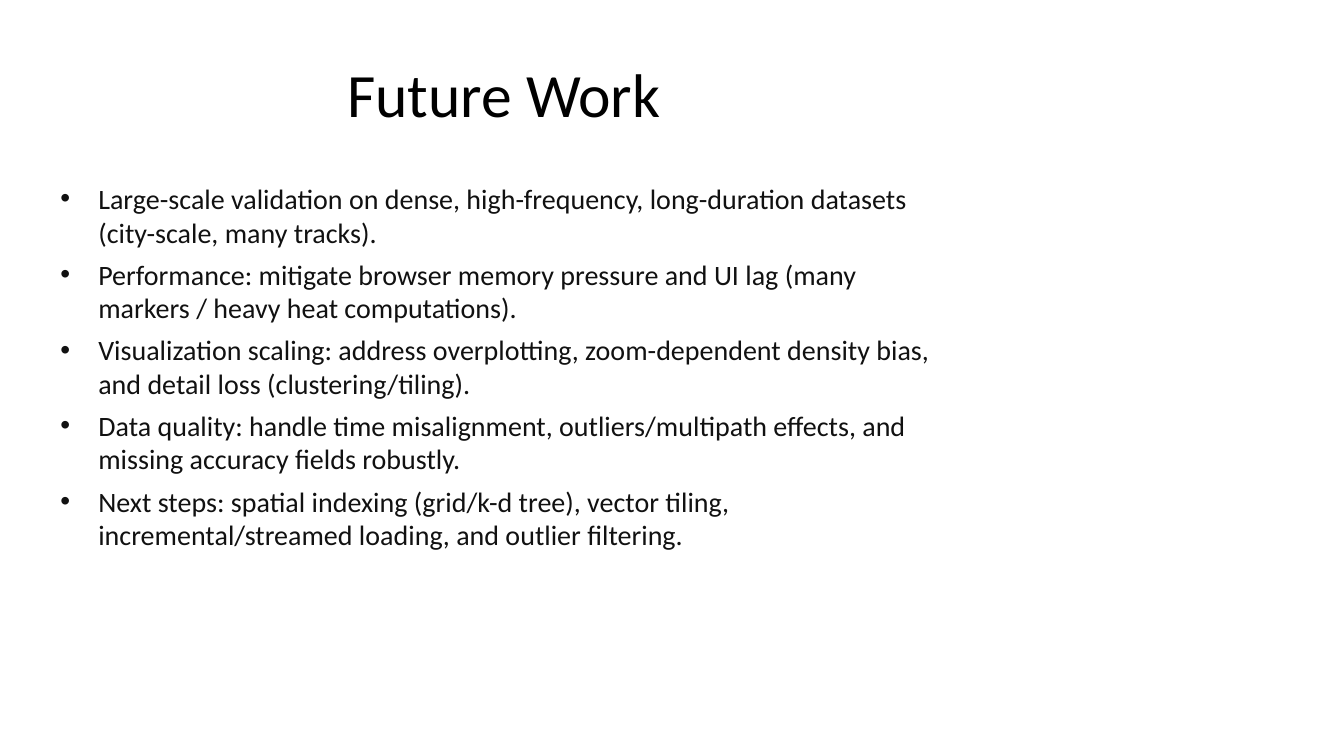
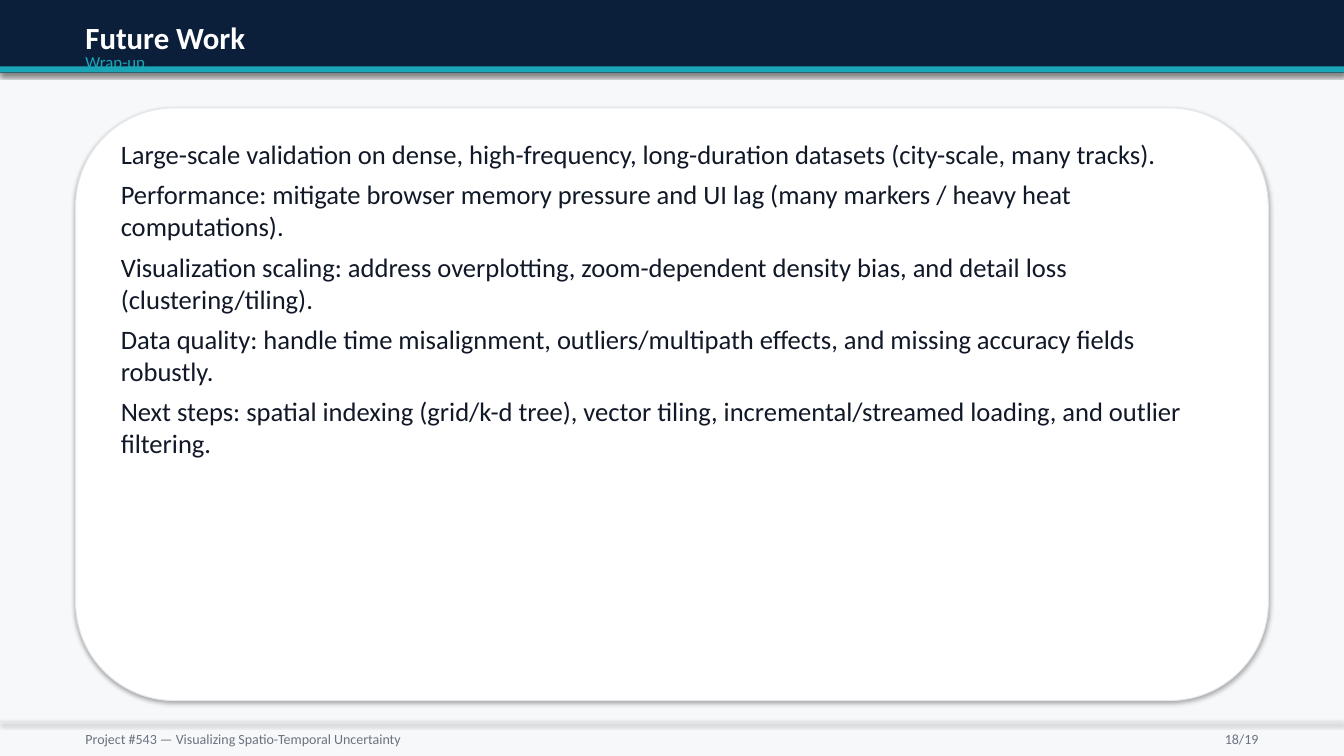
Before and after one commit to mufasa-349/GRAD-Project-Proposal-Presentation, a slide deck: slide 18 of out/Project_543_Uncertainty_Visualization.pptx. Drawn at 1344x756 pixels with LibreOffice and Linux fonts; fonts in the diff are those of the drawing. Boxes give left, top, right and bottom in pixels: in the first picture for what was removed or moved away, otherwise in the second. Text is boxed around its words. In the diff, an @@ line names an element or a change of style, - is before the commit and + after.

```diff
--- a/out/Project_543_Uncertainty_Visualization.pptx
+++ b/out/Project_543_Uncertainty_Visualization.pptx
@@ background #FFFFFF to #F7F8FA @@
@@ rectangle added at [0,0,1344,73], fill #0B1F3B @@
@@ text "Future Work": place and size @@
-text "Future Work" at [347,74,660,118]
+text "Future Work" at [85,27,245,58]
@@ text "Future Work" at [85,27,245,58]: size 44 to 22 pt, text colour #000000 to #FFFFFF, bold on; alignment centre to left; vertical alignment middle to top @@
@@ text added at [85,57,145,72], 12 pt, text #1AA6B7 @@
+Wrap-up
@@ rectangle added at [0,67,1344,73], fill #1AA6B7 @@
@@ rounded rectangle added at [76,108,1268,701], fill #FFFFFF, outline #E5E7EB 0.75 pt @@
@@ text "Large-scale validation on dense, high-frequency, ...": place and size @@
-text "Large-scale validation on dense, high-frequency, ..." at [98,189,929,550]
+text "Large-scale validation on dense, high-frequency, ..." at [121,144,1180,458]
@@ text "Large-scale validation on dense, high-frequency, ..." at [121,144,1180,458]: size 20 to 19 pt, text colour #111111 to #111827; bullet • to none @@
@@ rectangle added at [0,721,1344,723], fill #E5E7EB @@
@@ text added at [85,734,401,747], 10 pt, text #6B7280 @@
+Project #543 — Visualizing Spatio-Temporal Uncertainty
@@ text added at [1225,734,1259,745], 10 pt, text #6B7280 @@
+18/19
```
Also in this commit, not shown: 17 other slides changed, 1 slide added, 1 slide removed, 1 other file.
